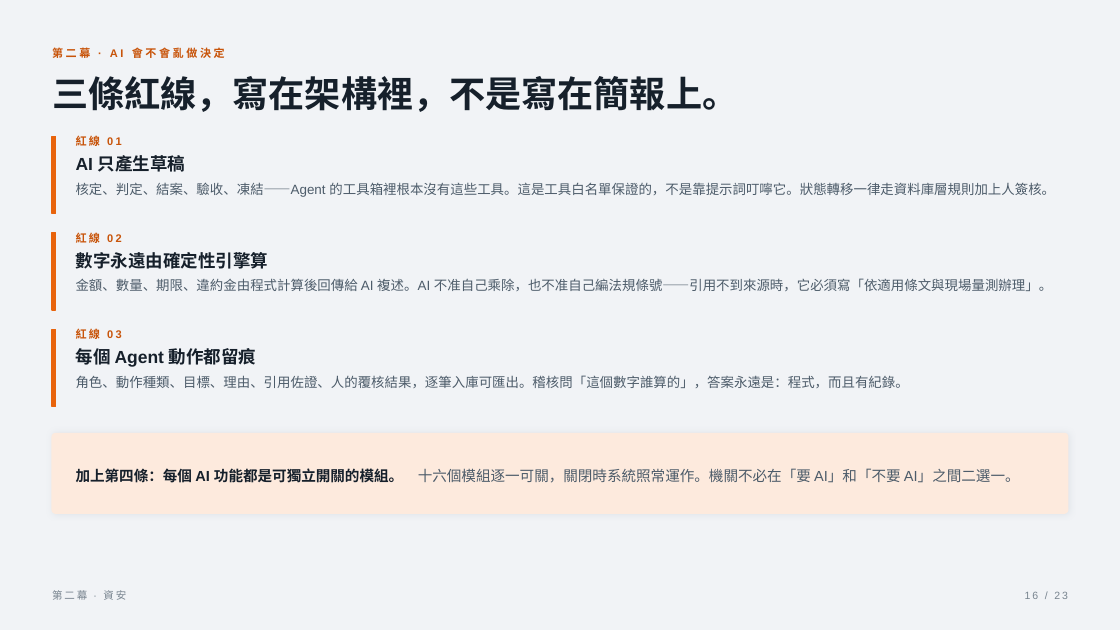
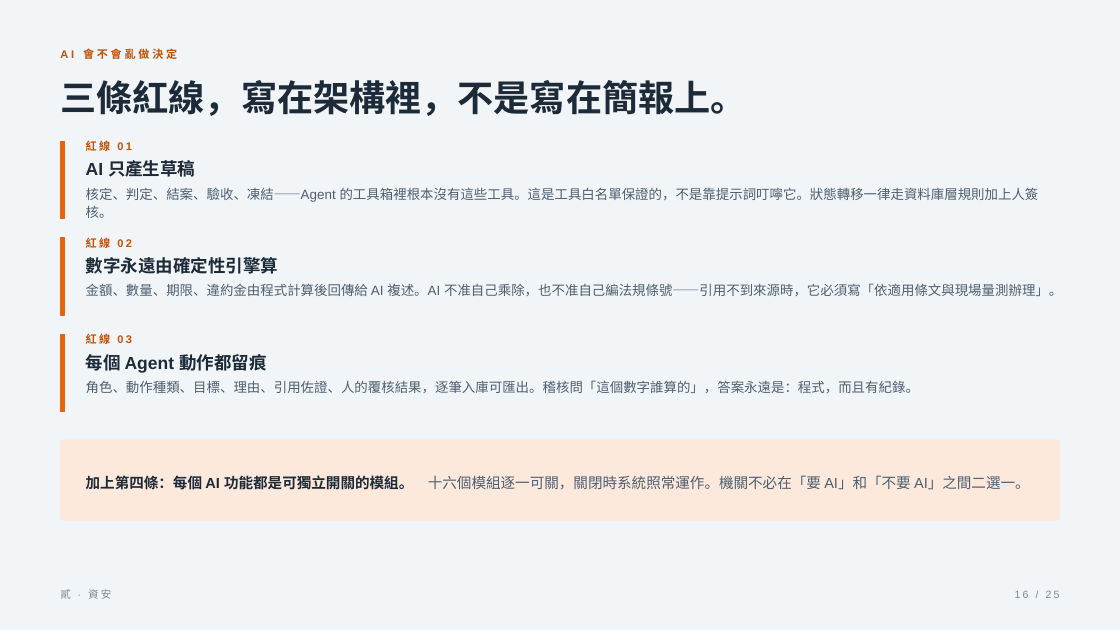
Before and after one commit to ryanxxhuang/PMIS, a slide deck: slide 16 of docs/pitch/組長簡報-產品資安與簽辦-2026-08-12.pptx. Drawn at 1120x630 pixels with LibreOffice and Linux fonts; fonts in the diff are those of the drawing. Boxes give left, top, right and bottom in pixels: in the first picture for what was removed or moved away, otherwise in the second. Text is boxed around its words. In the diff, an @@ line names an element or a change of style, - is before the commit and + after.

```diff
--- a/docs/pitch/組長簡報-產品資安與簽辦-2026-08-12.pptx
+++ b/docs/pitch/組長簡報-產品資安與簽辦-2026-08-12.pptx
@@ background #F1F3F6 to #F2F5F8 @@
@@ text at <box>60,48,177,59</box>: text changed; text colour #C8540A to #C05209 @@
-第二幕 · AI 會不會亂做決定
+AI 會不會亂做決定
@@ text "三條紅線，寫在架構裡，不是寫在簡報上。": place and size @@
-text "三條紅線，寫在架構裡，不是寫在簡報上。" at <box>52,76,738,112</box>
+text "三條紅線，寫在架構裡，不是寫在簡報上。" at <box>60,80,746,116</box>
@@ text "核定、判定、結案、驗收、凍結——Agent 的工具箱裡根本沒有這些工具。這是工具白名單保證的，不是靠提示詞叮嚀它。狀態轉 ...": place and size @@
-text "核定、判定、結案、驗收、凍結——Agent 的工具箱裡根本沒有這些工具。這是工具白名單保證的，不是靠提示詞叮嚀它。狀態轉 ..." at <box>76,182,1055,197</box>
+text "核定、判定、結案、驗收、凍結——Agent 的工具箱裡根本沒有這些工具。這是工具白名單保證的，不是靠提示詞叮嚀它。狀態轉 ..." at <box>86,187,1039,218</box>
@@ text "金額、數量、期限、違約金由程式計算後回傳給 AI 複述。AI 不准自己乘除，也不准自己編法規條號——引用不到來源時，它必 ...": place and size @@
-text "金額、數量、期限、違約金由程式計算後回傳給 AI 複述。AI 不准自己乘除，也不准自己編法規條號——引用不到來源時，它必 ..." at <box>76,278,1052,291</box>
+text "金額、數量、期限、違約金由程式計算後回傳給 AI 複述。AI 不准自己乘除，也不准自己編法規條號——引用不到來源時，它必 ..." at <box>86,283,1062,296</box>
@@ text colour #C8540A to #C05209 in 3 elements at <box>86,140,132,151</box>, <box>86,237,132,248</box>, <box>86,333,132,344</box> @@
@@ 6 texts, 3 rectangles: place and size @@
-6 texts, 3 rectangles at <box>52,136,268,407</box>
+6 texts, 3 rectangles at <box>60,140,278,412</box>
@@ text colour #16202B to #1D2B39 in 4 elements at <box>60,80,746,116</box>, <box>86,160,195,177</box>, <box>86,257,278,274</box>, <box>86,351,266,374</box> @@
@@ text colour #4D5C6A to #4E5F70 in 3 elements at <box>86,187,1039,218</box>, <box>86,283,1062,296</box>, <box>86,380,919,393</box> @@
@@ text "角色、動作種類、目標、理由、引用佐證、人的覆核結果，逐筆入庫可匯出。稽核問「這個數字誰算的」，答案永遠是：程式，而且有紀 ...": place and size @@
-text "角色、動作種類、目標、理由、引用佐證、人的覆核結果，逐筆入庫可匯出。稽核問「這個數字誰算的」，答案永遠是：程式，而且有紀 ..." at <box>76,375,909,388</box>
+text "角色、動作種類、目標、理由、引用佐證、人的覆核結果，逐筆入庫可匯出。稽核問「這個數字誰算的」，答案永遠是：程式，而且有紀 ..." at <box>86,380,919,393</box>
@@ rounded rectangle: place and size @@
-rounded rectangle at <box>52,434,1068,513</box>
+rounded rectangle at <box>60,440,1060,520</box>
@@ rounded rectangle at <box>60,440,1060,520</box>: fill #FDEADD to #FCE9DC; outline #FDEADD 1 pt to #FCE9DC 1 pt; shadow off; proportions changed @@
@@ text "加上第四條：每個 AI 功能都是可獨立開關的模組。 十六個模組逐一可關，關閉時系統照常運作。機關不必在「要 AI」和「不 ...": place and size @@
-text "加上第四條：每個 AI 功能都是可獨立開關的模組。 十六個模組逐一可關，關閉時系統照常運作。機關不必在「要 AI」和「不 ..." at <box>76,468,1020,483</box>
+text "加上第四條：每個 AI 功能都是可獨立開關的模組。 十六個模組逐一可關，關閉時系統照常運作。機關不必在「要 AI」和「不 ..." at <box>86,475,1030,490</box>
@@ text "加上第四條：每個 AI 功能都是可獨立開關的模組。 十六個模組逐一可關，關閉時系統照常運作。機關不必在「要 AI」和「不 ..." at <box>86,475,1030,490</box>: text colour #16202B to #1D2B39 in "加上第四條：每個 AI 功能都是可獨立開關的模組。"; text colour #4D5C6A to #4E5F70 in "十六個模組逐一可關，關閉時系統照常運作。機關不必在「要 AI」和「不要 AI」之間二選一。" @@
@@ text at <box>60,589,111,599</box>: text changed; text colour #78848F to #7A8794 @@
-第二幕 · 資安
+貳 · 資安
@@ text at <box>1015,591,1060,598</box>: text changed; text colour #78848F to #7A8794 @@
-16 / 23
+16 / 25
```
Also in this commit, not shown: 19 other slides changed, 5 slides added, 3 slides removed, 5 other files.
